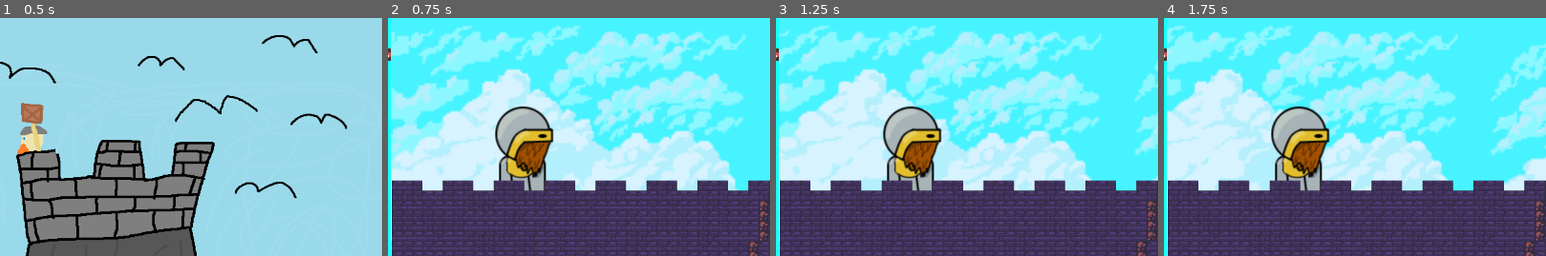
Above: before the commit, frames 1-4 (left to right).
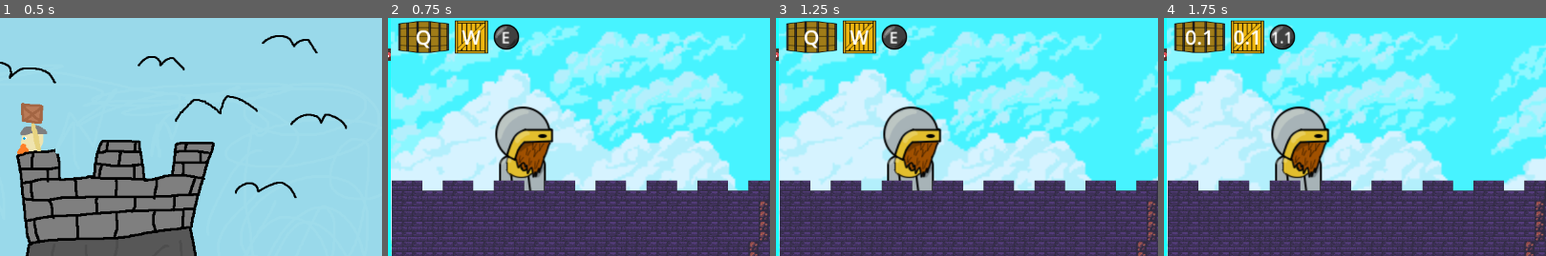
Above: after the commit, the same moments.

Repository: FaNzu/ClimbingGamejam
Game: Godot game, scene res://main_menu.tscn
The game is run twice, just before and just after one commit, with the same random seed, the same clock (stepped at 60 frames per second) and the same inputs. The engine's default icon, where the game draws it, is replaced by a stand-in: a white triangle on a blue panel in a dark square.
Inputs:
- Up to frame 1 (0.5 s): no input
- Up to frame 2 (0.75 s): click "START" at 0.5 s
- Up to frame 3 (1.25 s): no input
- Up to frame 4 (1.75 s): hold Right (climber_move_right) from 1.28 s (still down); tap E (defender_attack_e) at 1.35 s; tap W (defender_attack_w) at 1.55 s
The pictures show only the part of the screen within x 50-100%, y 0-50%; the shares and areas given below are measured in that part.

Frame 1 is identical in both runs. In frame 2, 3.6% of the frame differs, in the area x 2-35%, y 0-16%; in frame 3, 3.6%; in frame 4, 3.6%.

Commit message:
Added a simple display of defender actions with cooldowns

Diff:
--- a/Projectiles/ProjectileSpawner.gd
+++ b/Projectiles/ProjectileSpawner.gd
@@ -32,12 +32,28 @@
 		if Input.is_action_just_pressed("defender_attack_q") and cooldownQCurrent <= 0:
 			shoot("barrel")
 			cooldownQCurrent = cooldownQ
-		if Input.is_action_just_pressed("defender_attack_w") and cooldownWCurrent <= 0:
+		elif Input.is_action_just_pressed("defender_attack_w") and cooldownWCurrent <= 0:
 			shoot("crate")
 			cooldownWCurrent = cooldownW
-		if Input.is_action_just_pressed("defender_attack_e") and cooldownECurrent <= 0:
+		elif Input.is_action_just_pressed("defender_attack_e") and cooldownECurrent <= 0:
 			shoot("cannonball")
 			cooldownECurrent = cooldownE
+
+	var remainingCooldown = max(globalCooldownCurrent, cooldownQCurrent)
+	if remainingCooldown > 0:
+		$BarrelSprite/Label.text = str(remainingCooldown)
+	else:
+		$BarrelSprite/Label.text = "Q"
+	remainingCooldown = max(globalCooldownCurrent, cooldownWCurrent)
+	if remainingCooldown > 0:
+		$CrateSprite/Label.text = str(remainingCooldown)
+	else:
+		$CrateSprite/Label.text = "W"
+	remainingCooldown = max(globalCooldownCurrent, cooldownECurrent)
+	if remainingCooldown > 0:
+		$CannonballSprite/Label.text = str(remainingCooldown)
+	else:
+		$CannonballSprite/Label.text = "E"
 
 func shoot(type):
 	globalCooldownCurrent = globalCooldown
--- a/Projectiles/ProjectileSpawner.tscn
+++ b/Projectiles/ProjectileSpawner.tscn
@@ -1,10 +1,96 @@
-[gd_scene load_steps=4 format=3 uid="uid://65yne252bab7"]
+[gd_scene load_steps=10 format=3 uid="uid://65yne252bab7"]
 
 [ext_resource type="Script" path="res://Projectiles/ProjectileSpawner.gd" id="1_p7bkt"]
 [ext_resource type="PackedScene" uid="uid://dujv14fyg8qbo" path="res://Projectiles/projectile.tscn" id="2_vgxfk"]
 [ext_resource type="PackedScene" uid="uid://dvnfjrfeb13ei" path="res://Players/defender.tscn" id="3_fe8nb"]
+[ext_resource type="Texture2D" uid="uid://c646yvbxn5ik8" path="res://Art/Barrel0.png" id="4_6ptb6"]
+[ext_resource type="Texture2D" uid="uid://crfv4snw561do" path="res://Art/Crate.png" id="5_cg0gh"]
+[ext_resource type="Texture2D" uid="uid://uudc1vq4805m" path="res://Art/Cannonball.png" id="6_2rfof"]
+
+[sub_resource type="SpriteFrames" id="SpriteFrames_fucw4"]
+animations = [{
+"frames": [{
+"duration": 1.0,
+"texture": ExtResource("4_6ptb6")
+}],
+"loop": true,
+"name": &"default",
+"speed": 5.0
+}]
+
+[sub_resource type="SpriteFrames" id="SpriteFrames_uw6wm"]
+animations = [{
+"frames": [{
+"duration": 1.0,
+"texture": ExtResource("5_cg0gh")
+}],
+"loop": true,
+"name": &"default",
+"speed": 5.0
+}]
+
+[sub_resource type="SpriteFrames" id="SpriteFrames_8h1vv"]
+animations = [{
+"frames": [{
+"duration": 1.0,
+"texture": ExtResource("6_2rfof")
+}],
+"loop": true,
+"name": &"default",
+"speed": 5.0
+}]
 
 [node name="ProjectileSpawner" type="Node2D"]
 script = ExtResource("1_p7bkt")
 Projectile = ExtResource("2_vgxfk")
 DefenderType = ExtResource("3_fe8nb")
+
+[node name="BarrelSprite" type="AnimatedSprite2D" parent="."]
+position = Vector2(50, 30)
+scale = Vector2(0.5, 0.5)
+sprite_frames = SubResource("SpriteFrames_fucw4")
+
+[node name="Label" type="Label" parent="BarrelSprite"]
+offset_left = -76.0
+offset_top = -44.0
+offset_right = 76.0
+offset_bottom = 46.0
+theme_override_font_sizes/font_size = 64
+text = "Q"
+horizontal_alignment = 1
+vertical_alignment = 1
+visible_characters = 3
+visible_ratio = 3.0
+
+[node name="CrateSprite" type="AnimatedSprite2D" parent="."]
+position = Vector2(125, 30)
+scale = Vector2(0.65, 0.65)
+sprite_frames = SubResource("SpriteFrames_uw6wm")
+
+[node name="Label" type="Label" parent="CrateSprite"]
+offset_left = -52.0
+offset_top = -38.0
+offset_right = 52.0
+offset_bottom = 39.0
+theme_override_font_sizes/font_size = 48
+text = "W"
+horizontal_alignment = 1
+vertical_alignment = 1
+visible_characters = 3
+visible_ratio = 3.0
+
+[node name="CannonballSprite" type="AnimatedSprite2D" parent="."]
+position = Vector2(180, 30)
+sprite_frames = SubResource("SpriteFrames_8h1vv")
+
+[node name="Label" type="Label" parent="CannonballSprite"]
+offset_left = -29.0
+offset_top = -24.0
+offset_right = 28.0
+offset_bottom = 26.0
+theme_override_font_sizes/font_size = 24
+text = "E"
+horizontal_alignment = 1
+vertical_alignment = 1
+visible_characters = 3
+visible_ratio = 3.0
